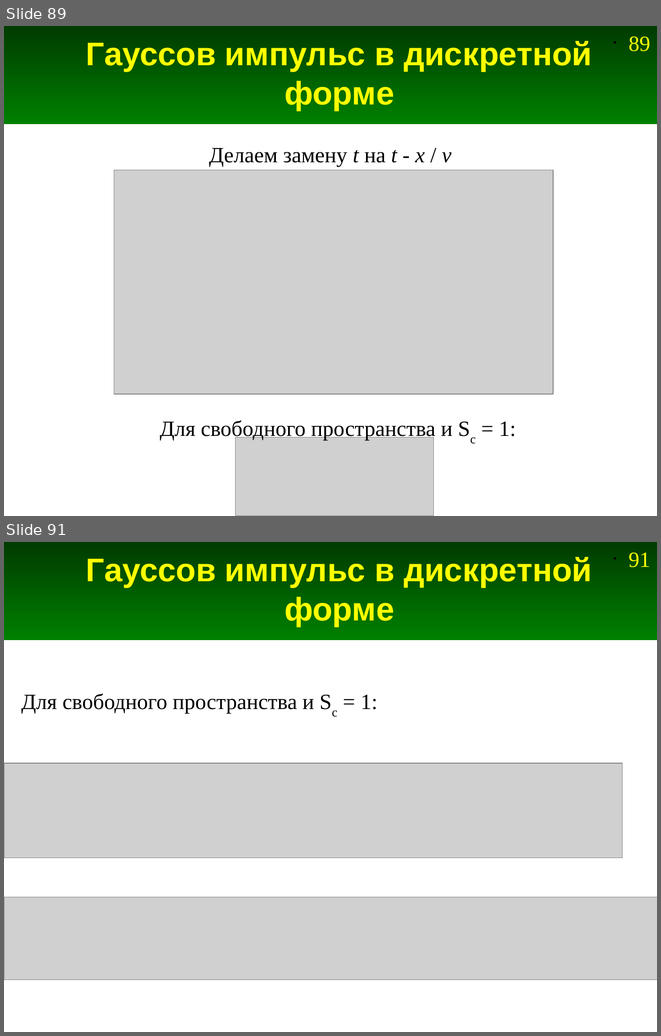
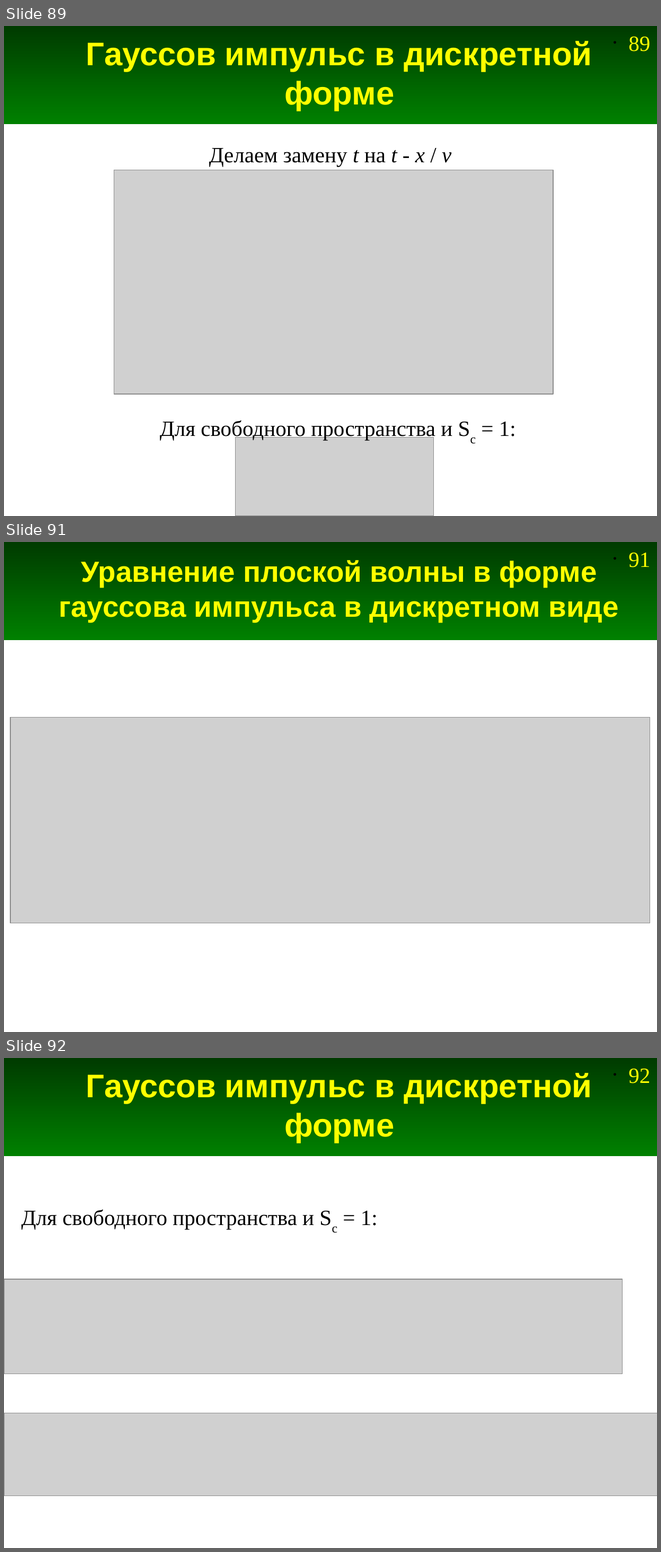
Before and after one commit to andris0147sv/modelling, a slide deck: presentations/2. FDTD.odp. Shown one above the other, each under a label of ours: slides 89 and 91 before the commit, slides 89, 91 and 92 after it; the slides between them are not shown. The pictures are 661x1036 and 661x1552 pixels, drawn with LibreOffice and Linux fonts; fonts in the diff are those of the drawing; grey boxes stand for pictures. Boxes give left, top, right and bottom in pixels: in the first picture for what was removed or moved away, otherwise in the second. Text is boxed around its words. In the diff, an @@ line names an element or a change of style, - is before the commit and + after.

```diff
--- a/presentations/2. FDTD.odp
+++ b/presentations/2. FDTD.odp
@@ slide 91 added at (4, 542, 657, 1032), background #FFFFFF; not listed: 2 template elements that a slide beside it also shows @@
@@ title added at (59, 560, 619, 622), 32 pt, text #FFFF00, bold @@
+Уравнение плоской волны в форме гауссова импульса в дискретном виде
@@ picture added at (10, 717, 651, 923) @@
@@ what was slide 91 is now slide 92 @@
@@ page number at (628, 1068, 650, 1083): text changed @@
-• 91
+• 92
```
Also in this commit, not shown: 1 other slide added, 1 slide removed, 3 other files.
